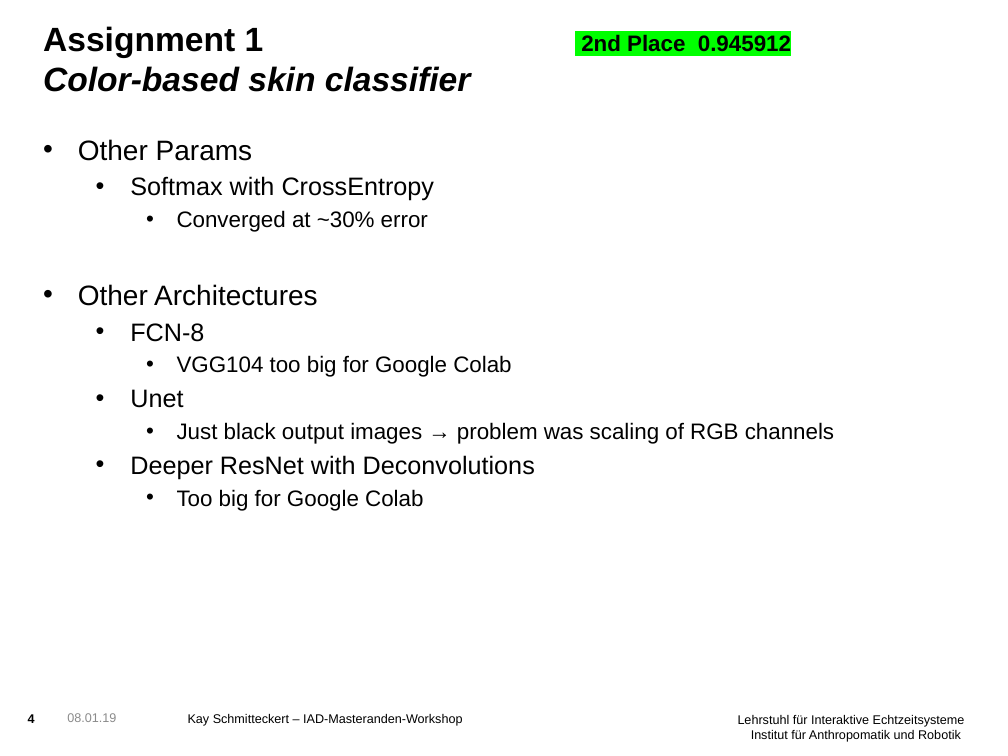
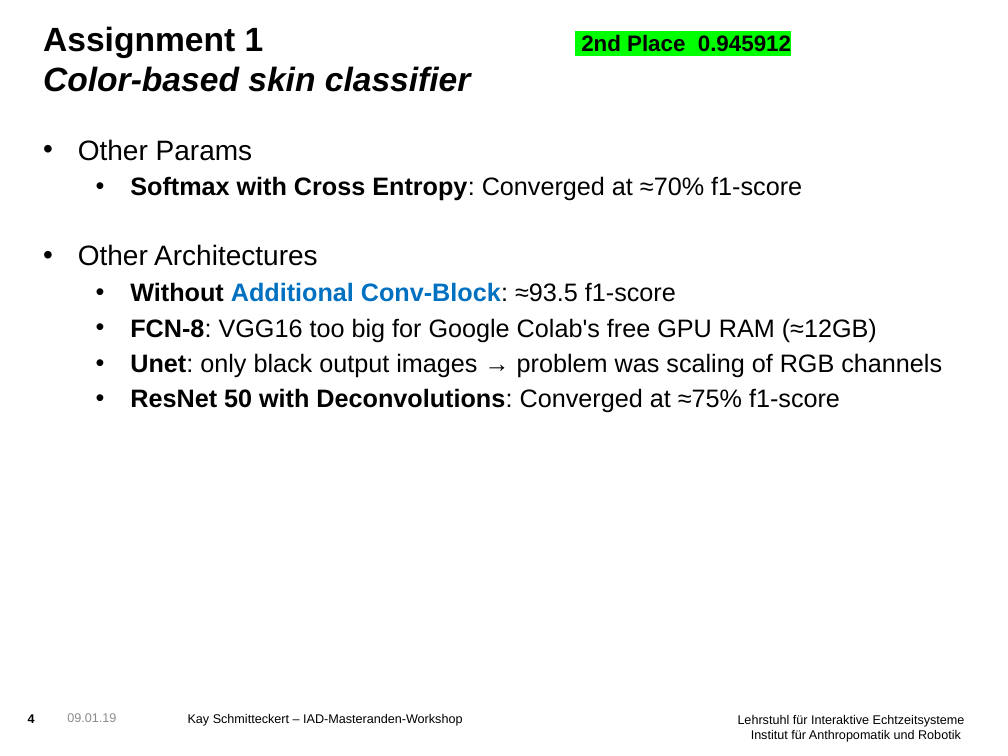
Before and after one commit to kay-es/cvhci, a slide deck: slide 4 of Präsentation/hc_cvhci.pptx. Drawn at 1008x756 pixels with LibreOffice and Linux fonts; fonts in the diff are those of the drawing; background and template pictures are left out. Boxes give left, top, right and bottom in pixels: in the first picture for what was removed or moved away, otherwise in the second. Text is boxed around its words. In the diff, an @@ line names an element or a change of style, - is before the commit and + after.

```diff
--- a/Präsentation/hc_cvhci.pptx
+++ b/Präsentation/hc_cvhci.pptx
@@ text at <box>130,176,802,201</box>: text changed @@
-  • Softmax with CrossEntropy
-    • Converged at ~30% error
+  • Softmax with Cross Entropy: Converged at ≈70% f1-score
@@ text at <box>130,282,942,413</box>: text changed; size 16 to 18 pt @@
-  • FCN-8
-    • VGG104 too big for Google Colab
-  • Unet
-    • Just black output images → problem was scaling of RGB channels
-  • Deeper ResNet with Deconvolutions
-    • Too big for Google Colab
+  • Without Additional Conv-Block: ≈93.5 f1-score
+  • FCN-8: VGG16 too big for Google Colab's free GPU RAM (≈12GB)
+  • Unet: only black output images → problem was scaling of RGB channels
+  • ResNet 50 with Deconvolutions: Converged at ≈75% f1-score
```
Also in this commit, not shown: 4 other slides changed, 5 other files.
